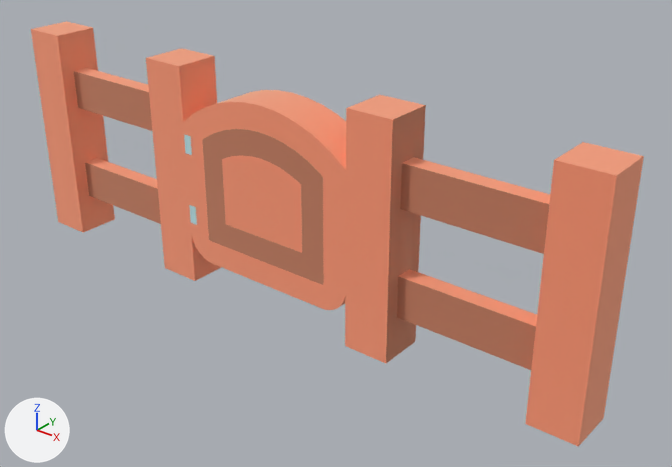
What one commit did to the glTF model games/pig-pens/baked/models/gate.glb.
Rendered twice from a camera (50 mm lens) standing at (0.827, -0.437, 0.656) and looking at (0.078, 0.499, 0.076). Arrows for +X, +Y and +Z are at lower left; the lights stay in place. The older version comes first. Where no turn or scale is listed for an object, it has been applied to the vertices. Vertices at exactly the same position are counted once.

Names of what the first picture shows: 'fence_gate', 'gate'.
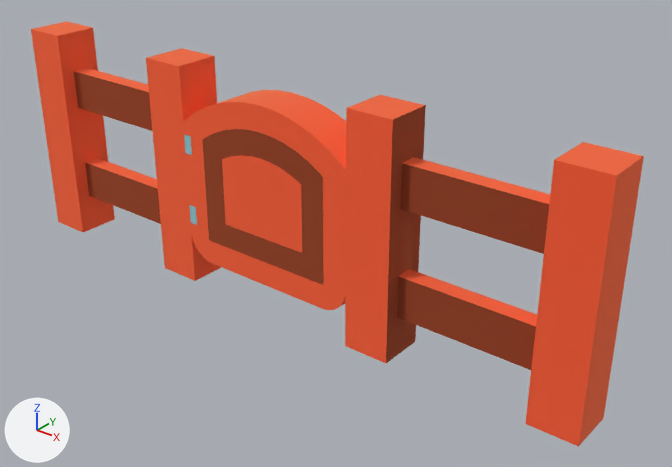
What differs and where, as boxes (x1, y1, x2, y2) in the pictures (672 x 467 px):
'gate', recoloured (darker): (183, 90, 346, 310) in both
part 1 of me_mesh_fence_gate, recoloured (darker): (31, 21, 644, 447) in both
part 2 of me_mesh_fence_gate, recoloured (darker): (74, 71, 549, 370) in both
part 4 of me_mesh_gate, recoloured (darker): (183, 90, 346, 310) in both
part 5 of me_mesh_gate, recoloured (darker): (202, 129, 324, 285) in both

What changed in the scene script:
```text
Change mat_stone:
    where n0 = _N.new('ShaderNodeBsdfPrincipled'); n0.name = 'Principled BSDF'
    remove n0.inputs[0].default_value = (0.722, 0.886, 0.91, 1.0)  # 'Base Color', pale blue #ddf2f5
    add n2 = _N.new('ShaderNodeVertexColor'); n2.name = 'Color Attribute'
    add _L.new(n2.outputs[0], n0.inputs[0])  # 'Color' to 'Base Color'
Add mat_wood:
    mat_wood = bpy.data.materials.new('wood')
    mat_wood.use_nodes = True; mat_wood.node_tree.nodes.clear()
    _N = mat_wood.node_tree.nodes; _L = mat_wood.node_tree.links
    n0 = _N.new('ShaderNodeBsdfPrincipled'); n0.name = 'Principled BSDF'
    n0.inputs[1].default_value = 1.0  # 'Metallic'
    n0.inputs[2].default_value = 1.0  # 'Roughness'
    n1 = _N.new('ShaderNodeOutputMaterial'); n1.name = 'Material Output'
    n2 = _N.new('ShaderNodeVertexColor'); n2.name = 'Color Attribute'
    _L.new(n0.outputs[0], n1.inputs[0])  # 'BSDF' to 'Surface'
    _L.new(n2.outputs[0], n0.inputs[0])  # 'Color' to 'Base Color'
Change me_mesh_fence_gate:
    where me_mesh_fence_gate.from_pydata(...)  # 64 vertices, 128 faces; spans x -0.5..0.5, y 0.43..0.5, z 0.0..0.345
    used by ob_fence_gate; location = (0.0, 0.0, -0.05)
    me_mesh_fence_gate part 1: all 98 faces that had it switch from mat_woodlight (beige #ffc5a7) to mat_wood
    me_mesh_fence_gate part 2: all 30 faces that had it switch from mat_wooddark (beige #e3af94) to mat_wood
    me_mesh_fence_gate part 3: vertex colours changed
Change me_mesh_gate:
    where me_mesh_gate.from_pydata(...)  # 200 vertices, 396 faces; spans x 0.0..0.3, y -0.035..0.035, z -0.128..0.146
    used by ob_gate; location = (-0.15, 0.465, 0.123)
    me_mesh_gate part 4: all 278 faces that had it switch from mat_woodlight (beige #ffc5a7) to mat_wood
    me_mesh_gate part 5: all 106 faces that had it switch from mat_wooddark (beige #e3af94) to mat_wood
    me_mesh_gate part 6: vertex colours changed
```
